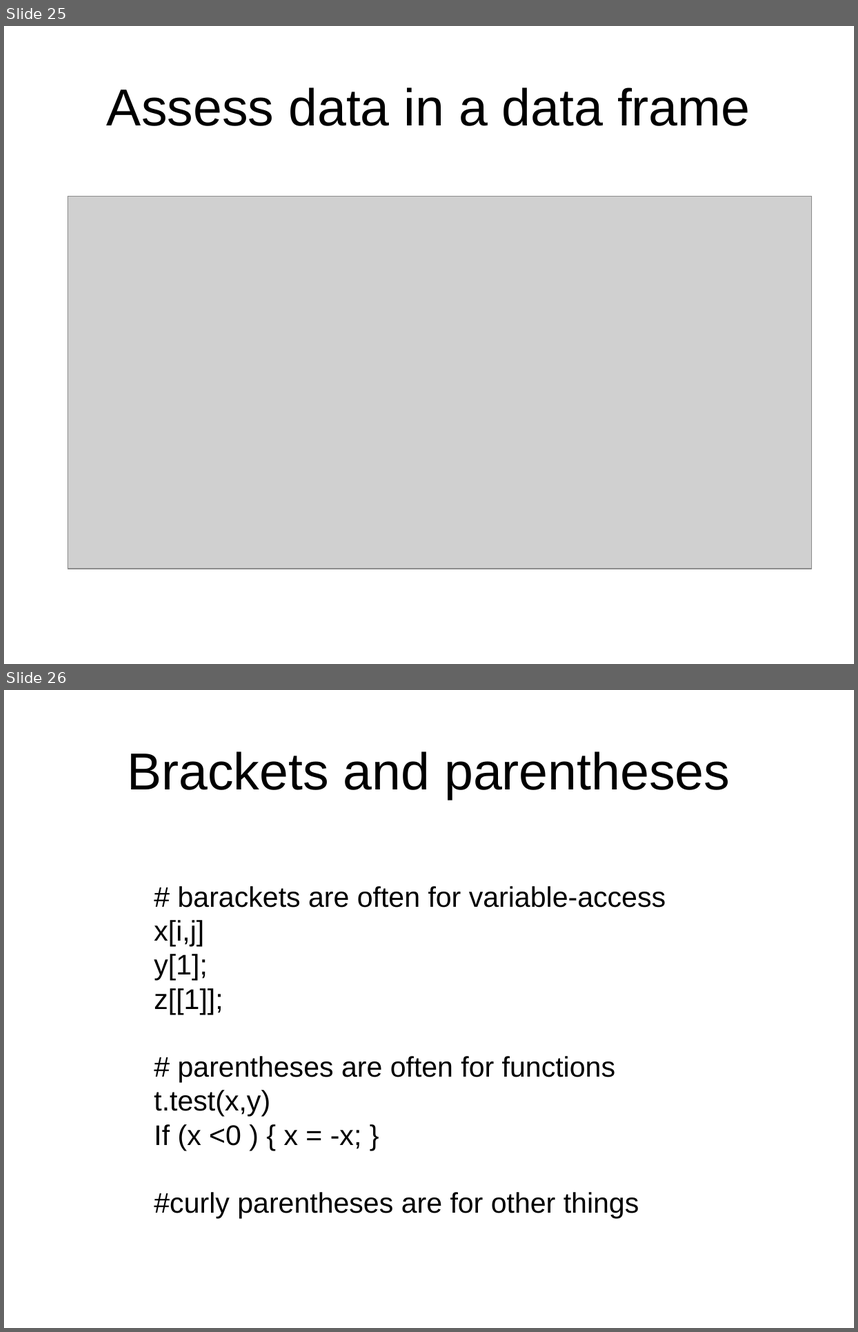
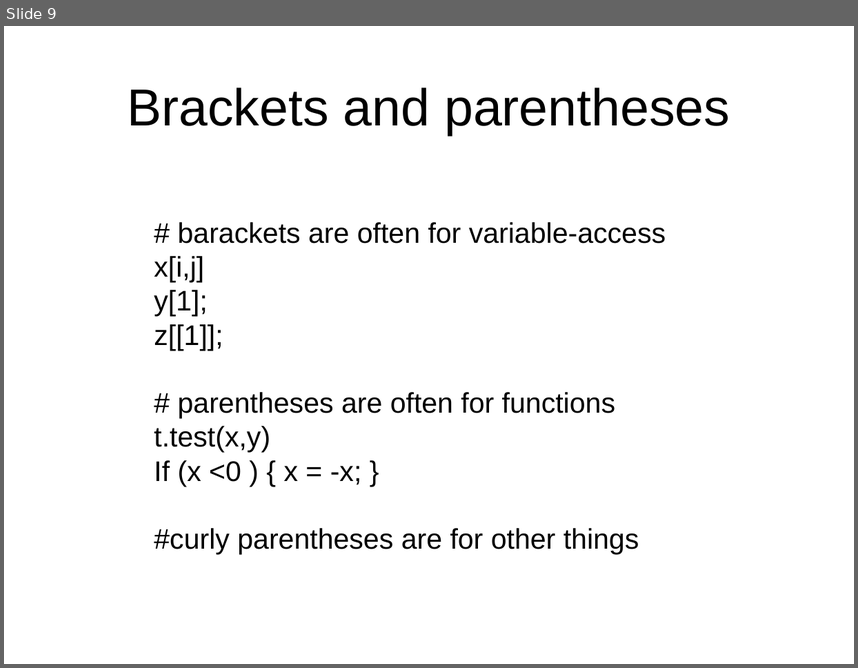
Before and after one commit to hongqin/R-workshop-GAS14, a slide deck: 1.Introduction_to_R/Learning_R_by_metricExample.ppt. Shown one above the other, each under a label of ours: slides 25 and 26 before the commit, slide 9 after it. The pictures are 858x1332 and 858x668 pixels, drawn with LibreOffice and Linux fonts; fonts in the diff are those of the drawing; grey boxes stand for pictures. Boxes give left, top, right and bottom in pixels: in the first picture for what was removed or moved away, otherwise in the second. Text is boxed around its words. In the diff, an @@ line names an element or a change of style, - is before the commit and + after.

```diff
--- a/1.Introduction_to_R/Learning_R_by_metricExample.ppt
+++ b/1.Introduction_to_R/Learning_R_by_metricExample.ppt
@@ slide 25 removed at (x1=4, y1=26, x2=854, y2=664), background #FFFFFF @@
@@ title removed at (x1=107, y1=87, x2=750, y2=126) @@
-Assess data in a data frame
@@ picture removed at (x1=67, y1=196, x2=811, y2=568) @@
@@ what was slide 26 is now slide 9 @@
```
Also in this commit, not shown: 1 slide changed, 5 slides added, 20 other slides removed, 3 other files.
